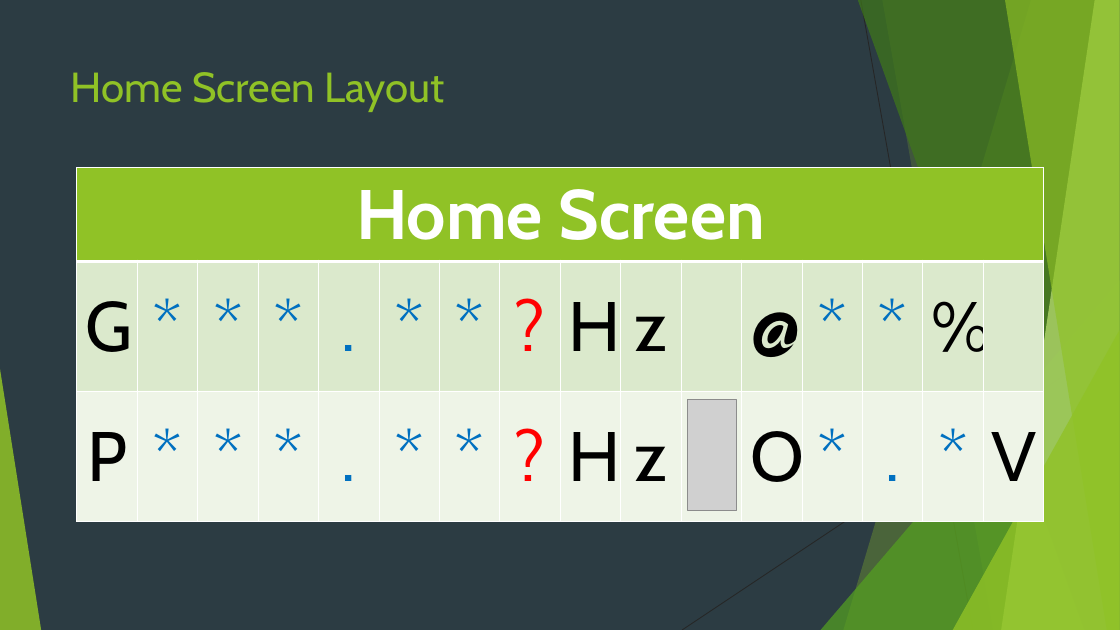
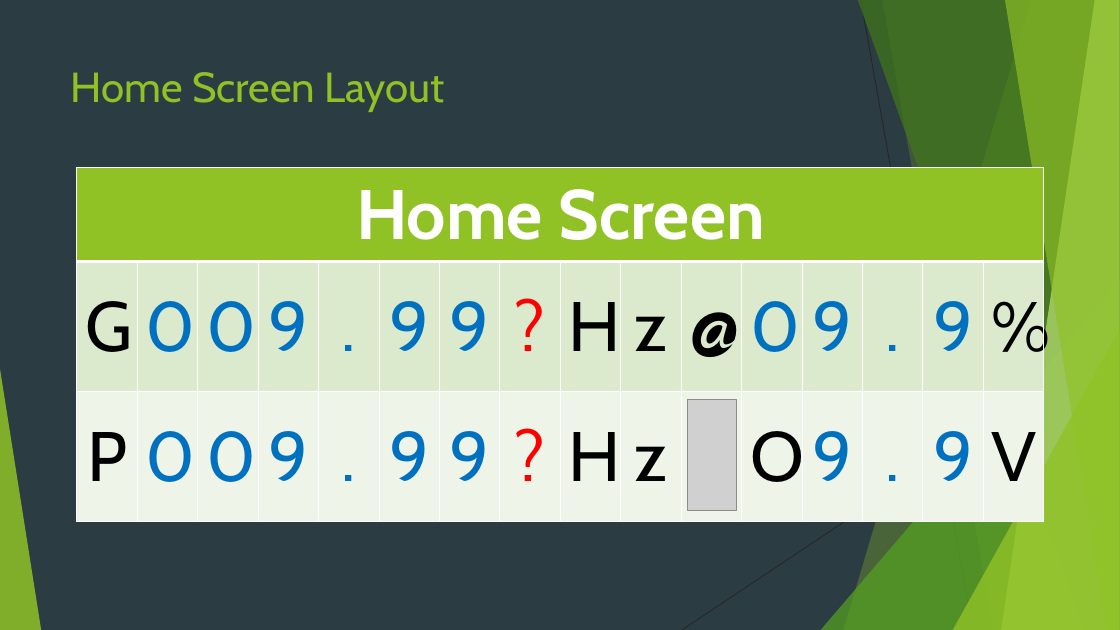
Before and after one commit to HYDROXY-RESEARCH-GROUP/H20-DECOMPOSITION, a slide deck: slide 23 of Display Output/Display Output.pptx. Drawn at 1120x630 pixels with LibreOffice and Linux fonts; fonts in the diff are those of the drawing; grey boxes stand for pictures. Boxes give left, top, right and bottom in pixels: in the first picture for what was removed or moved away, otherwise in the second. Text is boxed around its words. In the diff, an @@ line names an element or a change of style, - is before the commit and + after.

```diff
--- a/Display Output/Display Output.pptx
+++ b/Display Output/Display Output.pptx
@@ table at [77,168,1045,521] @@
-row 2: G | * | * | * | . | * | * | ? | H | z |  | @ | * | * | % | 
+row 2: G | 0 | 0 | 9 | . | 9 | 9 | ? | H | z | @ | 0 | 9 | . | 9 | %
-row 3: P | * | * | * | . | * | * | ? | H | z |  | O | * | . | * | V
+row 3: P | 0 | 0 | 9 | . | 9 | 9 | ? | H | z |  | O | 9 | . | 9 | V
```
Also in this commit, not shown: 2 other slides changed, 3 other files.
